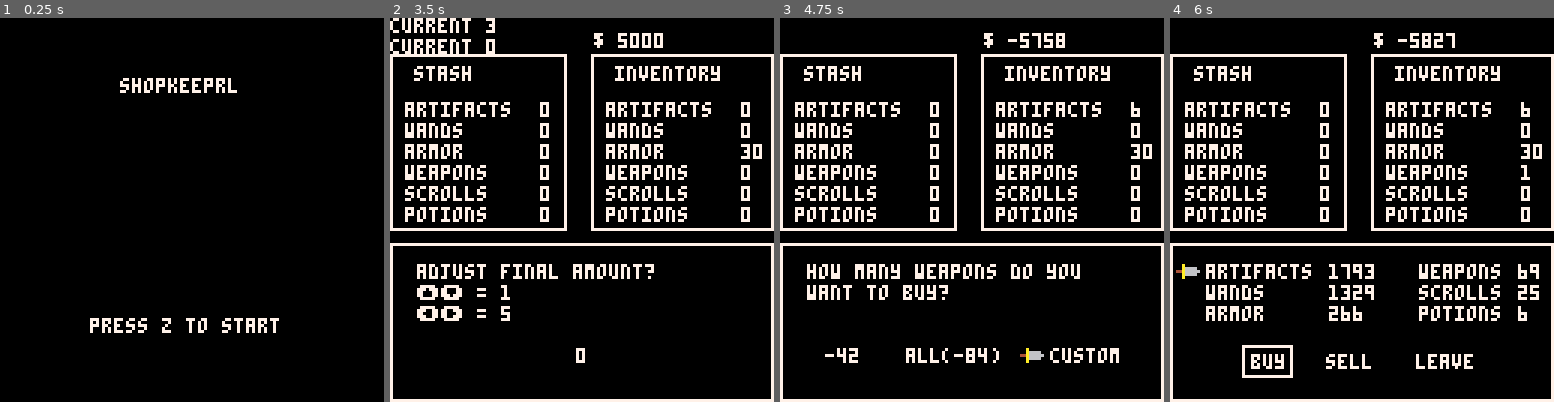
Above: before the commit, frames 1-4 (left to right).
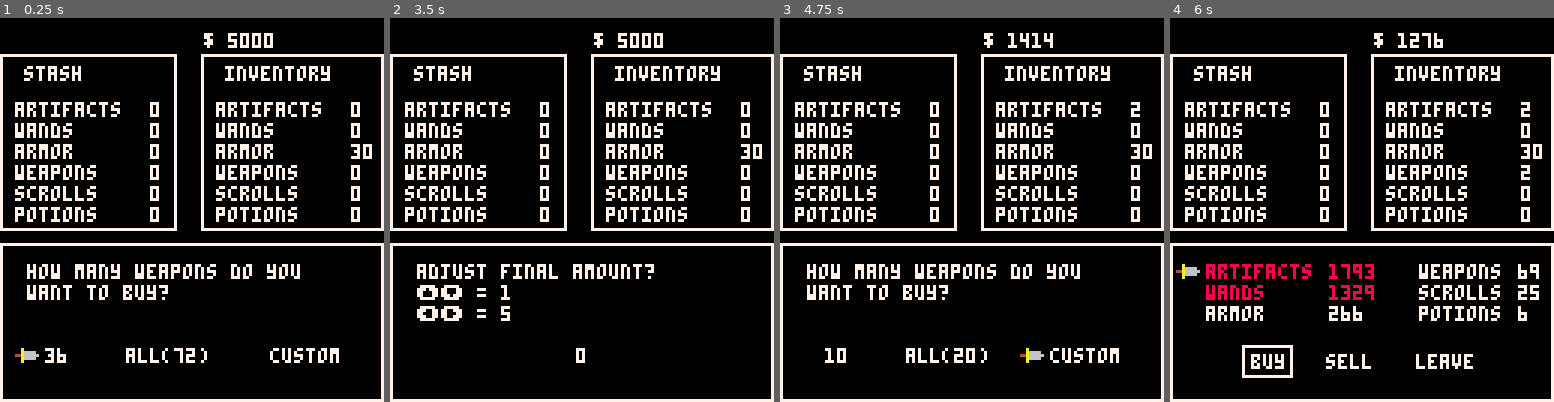
Above: after the commit, the same moments.

Repository: norendren/rogueWars
Game: PICO-8 cartridge main.p8
The game is run twice, just before and just after one commit, with the same random seed, the same clock (stepped at 60 frames per second) and the same inputs.
Inputs:
- Up to frame 1 (0.25 s): no input
- Up to frame 2 (3.5 s): tap O (Z key) at 0.33, 0.7, 1.43, 2.22, 3.1 s; tap X (X key) at 1.07, 2.07, 2.4, 2.73, 3.07, 3.4 s; hold Left 1.97-2.37 s; hold Down 2.42-2.82 s; hold Right from 2.87 s (still down)
- Up to frame 3 (4.75 s): release Right at 3.53 s; hold Up 3.58-4.08 s; tap X (X key) every 0.33 s from 3.73 to 4.73 s; tap O (Z key) at 3.98 s; hold Right 4.13-4.53 s; hold Down from 4.58 s (still down)
- Up to frame 4 (6 s): tap O (Z key) at 4.87, 5.75 s; tap X (X key) at 5.07, 5.4, 5.73 s; release Down at 5.08 s; hold Left 5.13-5.8 s; hold Up from 5.85 s (still down)

The runs differ from the first frame. In frame 1, 16% of the frame differs, in the area x 0-100%, y 3-100%; in frame 2, 0.9%; in frame 3, 0.6%; in frame 4, 1.5%.

Commit message:
in flight commit on in flight transactions preventing adjustment above max allowable

Diff:
--- a/main.p8
+++ b/main.p8
@@ -3,16 +3,19 @@
 __lua__
 #include strings.p8
 
+-- legal buys
+-- item coloring based on money
+
 frame = 0
 scrn = {}
 
 function _init()
-    show_menu()
+    -- show_menu()
     -- show_intro()
-    -- show_navigation()print("current "..p.cursor.trans.pos, 0,0,7)
+    -- show_navigation()
     -- show_bsl()
     -- show_transaction()
-    -- show_final_transaction()
+    show_final_transaction()
 
     p.cursor.nav=nav_menu["gkh"]
     p.cursor.items = items["weapons"]
@@ -308,7 +311,7 @@
     draw_inventory(7)
     draw_stash(7)
 
-    draw_prices(7)
+    draw_prices(7, true)
     draw_bsl(7)
 
     rect(0,nav_coords.base_y-10,127,127,7)
@@ -458,9 +461,6 @@
     draw_inventory(7)
     draw_stash(7)
 
-    print("current "..p.cursor.trans.pos, 0,0,7)
-    print("current "..p.cursor.trans.amt, 0,7,7)
-
     print("adjust final amount?",item_coords.base_x-3, item_coords.base_y, 7)
     print("⬆️⬇️ = 1",item_coords.base_x-3, item_coords.base_y+7, 7)
     print("⬅️➡️ = 5",item_coords.base_x-3, item_coords.base_y+14, 7)
@@ -471,9 +471,22 @@
 end
 
 function adjust_update()
+    -- switch this shit to use the inflight transaction
     if(btnp(0)) and p.cursor.trans.amt > 5 then p.cursor.trans.amt-=5 end
-    if(btnp(1)) then p.cursor.trans.amt+=5 end
-    if(btnp(2)) then p.cursor.trans.amt+=1 end
+    if(btnp(1)) then
+        if p.cursor.trans.amt + 5 > trans_menu.all.amt then
+            p.cursor.trans.amt = trans_menu.all.amt
+        else
+            p.cursor.trans.amt+=5
+        end
+    end
+    if(btnp(2)) then
+        if p.cursor.trans.amt + 1 > trans_menu.all.amt then
+            p.cursor.trans.amt = trans_menu.all.amt
+        else
+            p.cursor.trans.amt+=1
+        end
+    end
     if(btnp(3)) and p.cursor.trans.amt > 1 then p.cursor.trans.amt-=1 end
 
     if(btnp(4)) then show_final_transaction() end
@@ -560,27 +573,57 @@
     }
 }
 
-function draw_prices(c)
-    -- items
-    print(items.artifacts.disp, items.artifacts.x, items.artifacts.y,c)
-    print(items.artifacts.curr, item_coords.x_off, items.artifacts.y,c)
-
-    print(items.wands.disp, items.wands.x, items.wands.y,c)
-    print(items.wands.curr, item_coords.x_off, items.wands.y,c)
-
-    print(items.armor.disp, items.armor.x, items.armor.y,c)
-    print(items.armor.curr, item_coords.x_off, items.armor.y,c)
-
-    print(items.weapons.disp, items.weapons.x, items.weapons.y,c)
-    print(items.weapons.curr, (item_coords.x_off*2)+10, items.weapons.y,c)
-
-    print(items.scrolls.disp, items.scrolls.x, items.scrolls.y,c)
-    print(items.scrolls.curr, (item_coords.x_off*2)+10, items.scrolls.y,c)
-
-    print(items.potions.disp, items.potions.x, items.potions.y,c)
-    print(items.potions.curr, (item_coords.x_off*2)+10, items.potions.y,c)
-end
-
+function draw_prices(c, money_check)
+    money_check = money_check or false
+
+    if p.money/items.artifacts.curr < 1 then
+        print(items.artifacts.disp, items.artifacts.x, items.artifacts.y,8)
+        print(items.artifacts.curr, item_coords.x_off, items.artifacts.y,8)
+    else
+        print(items.artifacts.disp, items.artifacts.x, items.artifacts.y,c)
+        print(items.artifacts.curr, item_coords.x_off, items.artifacts.y,c)
+    end
+
+    if p.money/items.wands.curr < 1 then
+        print(items.wands.disp, items.wands.x, items.wands.y,8)
+        print(items.wands.curr, item_coords.x_off, items.wands.y,8)
+    else
+        print(items.wands.disp, items.wands.x, items.wands.y,c)
+        print(items.wands.curr, item_coords.x_off, items.wands.y,c)
+    end
+
+    if p.money/items.armor.curr < 1 then
+        print(items.armor.disp, items.armor.x, items.armor.y,8)
+        print(items.armor.curr, item_coords.x_off, items.armor.y,8)
+    else
+        print(items.armor.disp, items.armor.x, items.armor.y,c)
+        print(items.armor.curr, item_coords.x_off, items.armor.y,c)
+    end
+
+    if p.money/items.weapons.curr < 1 then
+        print(items.weapons.disp, items.weapons.x, items.weapons.y,8)
+        print(items.weapons.curr, (item_coords.x_off*2)+10, items.weapons.y,8)
+    else
+        print(items.weapons.disp, items.weapons.x, items.weapons.y,c)
+        print(items.weapons.curr, (item_coords.x_off*2)+10, items.weapons.y,c)
+    end
+
+    if p.money/items.scrolls.curr < 1 then
+        print(items.scrolls.disp, items.scrolls.x, items.scrolls.y,8)
+        print(items.scrolls.curr, (item_coords.x_off*2)+10, items.scrolls.y,8)
+    else
+        print(items.scrolls.disp, items.scrolls.x, items.scrolls.y,c)
+        print(items.scrolls.curr, (item_coords.x_off*2)+10, items.scrolls.y,c)
+    end
+
+    if p.money/items.potions.curr < 1 then
+        print(items.potions.disp, items.potions.x, items.potions.y,8)
+        print(items.potions.curr, (item_coords.x_off*2)+10, items.potions.y,8)
+    else
+        print(items.potions.disp, items.potions.x, items.potions.y,c)
+        print(items.potions.curr, (item_coords.x_off*2)+10, items.potions.y,c)
+    end
+end
 
 __gfx__
 0000000000005000000440004ffffff4000440006000000600000ccc000b000000888000000cc000000000000000000000000000000000000000000000000000
